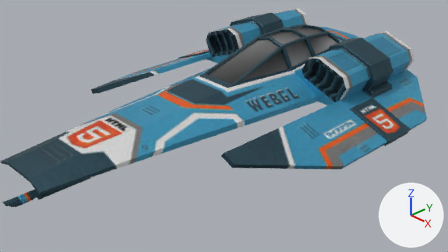
One commit to the Blender file models/ships/feisar/feisar.blend: the scene before it, then after it.
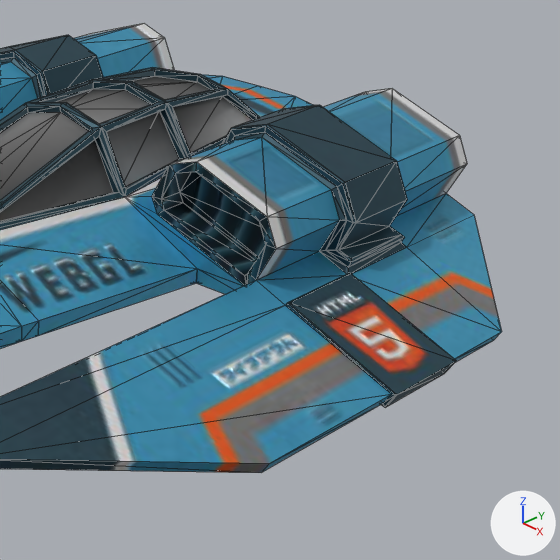
There are two pictures of each version: one from the file's camera 'Camera', one close up on the part from 55% to 100% of the width and 0% to 80% of the height. Lighting does not change. The marker at lower right points along +X, +Y and +Z. The close-ups show mesh edges as thin lines.

In view in the first close-up: 'feisar'.
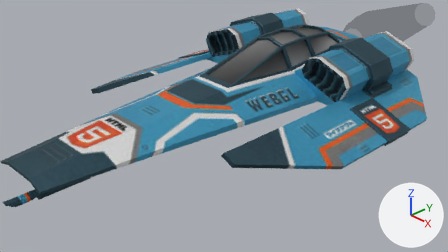
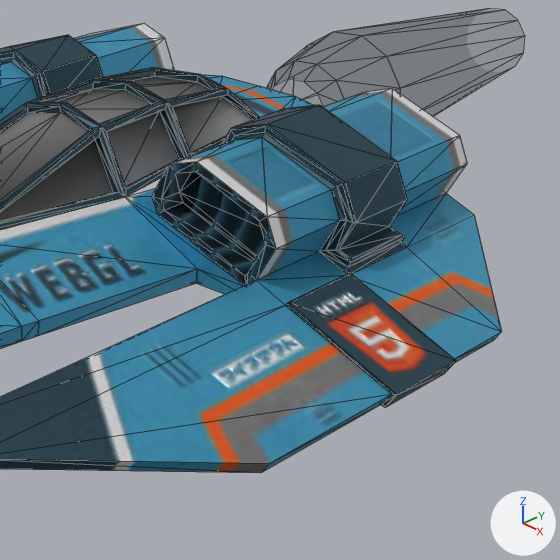
Commit message: Add booster object to feisar model

Boxes (x1, y1, x2, y2) around the edits, measured in the close-ups (560 x 560 px):
'booster', added: after (266, 8, 525, 116)

What changed in the scene script:
```text
Add mat_boostermaterial:
    mat_boostermaterial = bpy.data.materials.new('BoosterMaterial')
    mat_boostermaterial.use_nodes = True; mat_boostermaterial.node_tree.nodes.clear()
    _N = mat_boostermaterial.node_tree.nodes; _L = mat_boostermaterial.node_tree.links
    n0 = _N.new('ShaderNodeOutputMaterial'); n0.name = 'Material Output'
    n1 = _N.new('ShaderNodeBsdfTransparent'); n1.name = 'Transparent BSDF'
    n1.inputs[0].default_value = (0.7, 0.7, 0.7, 1.0)  # 'Color', light grey #dadada
    _L.new(n1.outputs[0], n0.inputs[0])  # 'BSDF' to 'Surface'
Add me_boostermesh:
    me_boostermesh.from_pydata(...)  # 216 vertices, 72 faces; spans x -0.5..0.5, y -0.5..0.5, z -2.9..0.0
    me_boostermesh.materials.append(mat_boostermaterial)  # its picture is missing
Add ob_booster:
    ob_booster = bpy.data.objects.new('booster', me_boostermesh)
    ob_booster.location = (0.0, 3.8, 0.665)
    ob_booster.rotation_euler = (1.571, 0.0, 0.0)  # degrees (90, 0, 0)
```
